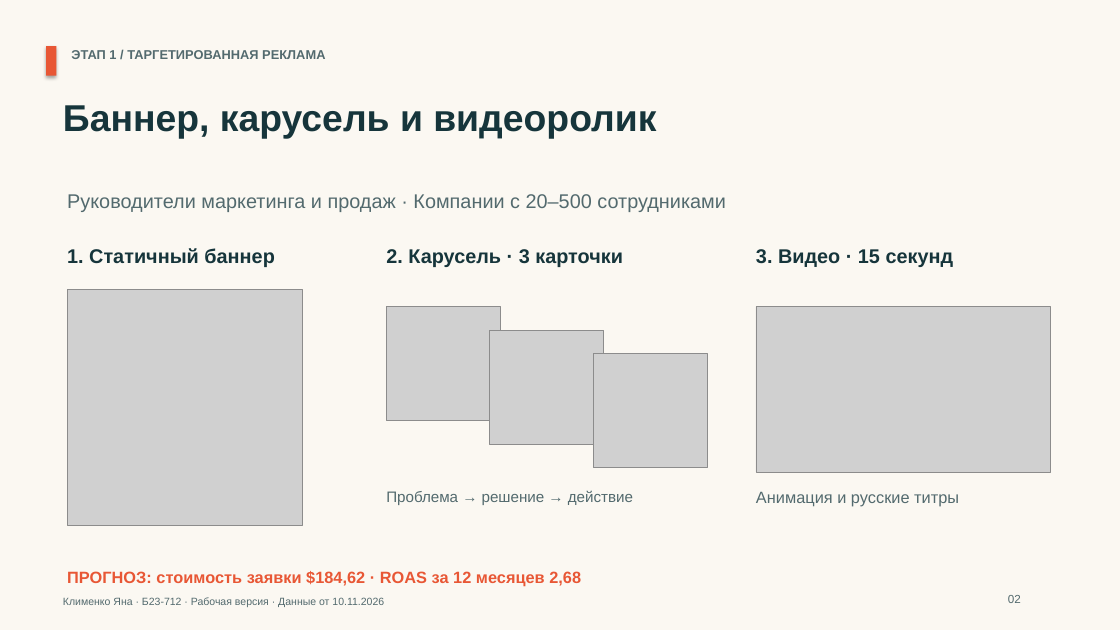
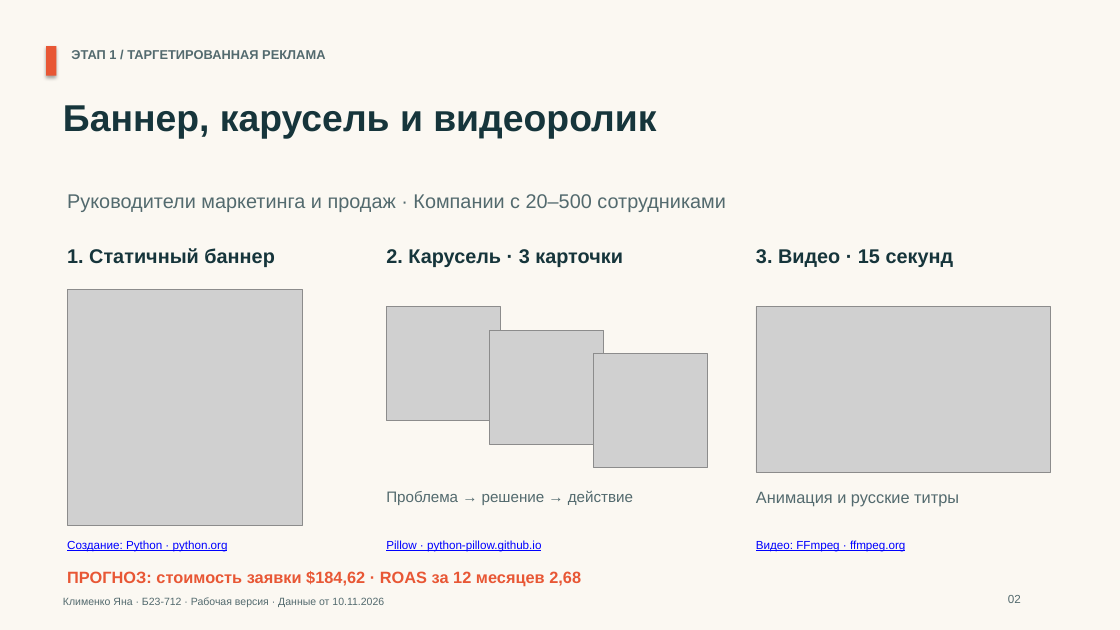
Before and after one commit to indolentmenace/hubspot-lab3, a slide deck: slide 2 of materials/LR3_HubSpot_presentation.pptx. Drawn at 1120x630 pixels with LibreOffice and Linux fonts; fonts in the diff are those of the drawing; grey boxes stand for pictures. Boxes give left, top, right and bottom in pixels: in the first picture for what was removed or moved away, otherwise in the second. Text is boxed around its words. In the diff, an @@ line names an element or a change of style, - is before the commit and + after.

```diff
--- a/materials/LR3_HubSpot_presentation.pptx
+++ b/materials/LR3_HubSpot_presentation.pptx
@@ text added at bbox=[67, 540, 228, 552], 10 pt, text #0000FF, underline @@
+Создание: Python · python.org
@@ text added at bbox=[386, 540, 541, 552], 10 pt, text #0000FF, underline @@
+Pillow · python-pillow.github.io
@@ text added at bbox=[756, 540, 905, 552], 10 pt, text #0000FF, underline @@
+Видео: FFmpeg · ffmpeg.org
```
Also in this commit, not shown: 1 slide added, 6 other files.
